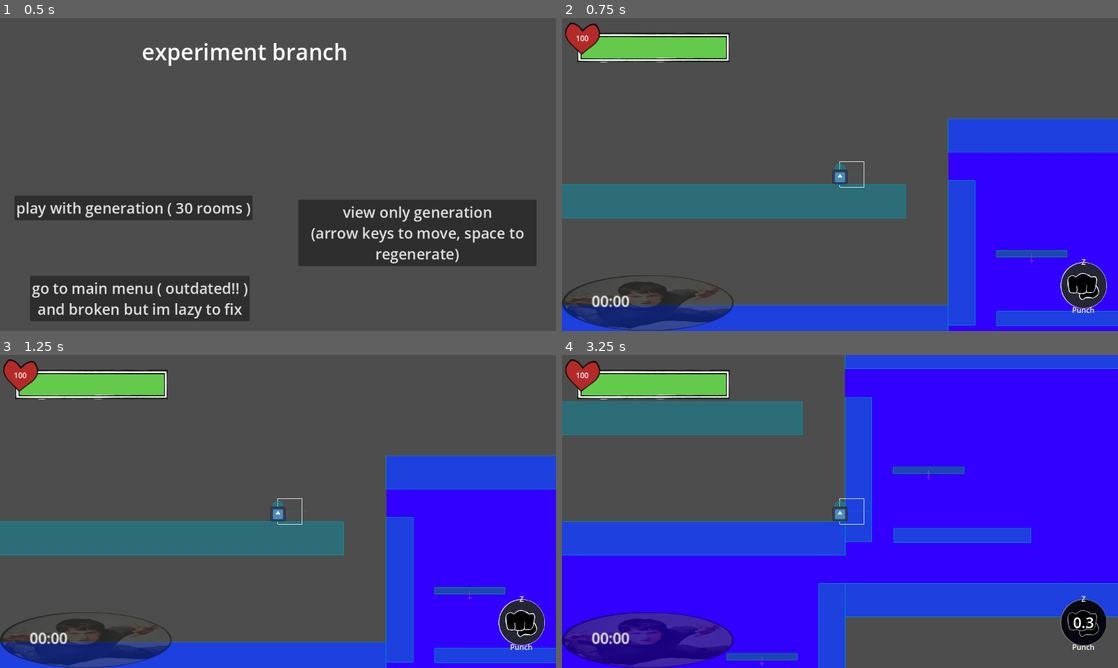
Above: before the commit, frames 1-4 (two rows, left to right).
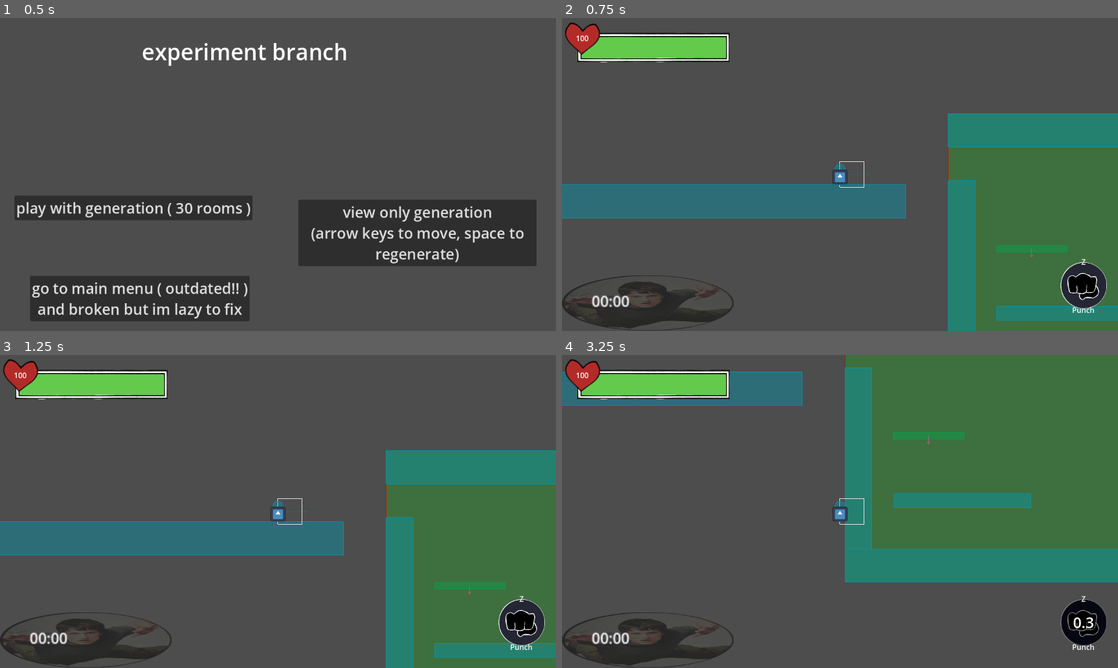
Above: after the commit, the same moments.

Repository: Normai11/gracearena
Game: Godot game, scene res://experimentmainmenu.tscn
Same seed, same stepped clock (60 frames per second), same inputs: the game is played once before the commit and once after it. The engine's default icon, where the game draws it, is replaced by a stand-in: a white triangle on a blue panel in a dark square.
Inputs (mouse positions are in pixels of both pictures, inside the frame that each line leads up to):
- Up to frame 1 (0.5 s): no input
- Up to frame 2 (0.75 s): click "play with generation ( 30 roo…" at 0.5 s
- Up to frame 3 (1.25 s): no input
- Up to frame 4 (3.25 s): click (1084, 621) at 1.25 s; tap Enter at 2 s; move the mouse to (962, 495) at 2.02 s; hold Right (right) from 2.03 s (still down); tap E (interact) at 2.1 s; tap Up (jump) at 2.27, 3.02 s; move the mouse to (728, 527) at 2.77 s; tap Z (primary) at 2.85 s

Frame 1 is identical in both runs. In frame 2, 26% of the frame differs, in the area x 0-100%, y 30-100%; in frame 3, 26%; in frame 4, 70%, in the area x 0-100%, y 0-100%.

Commit message:
roomManager finalizations
more versatile options, biome setting and ending rooms
will merge script into main branch soon!

Diff:
--- a/Scripts/dataStore.gd
+++ b/Scripts/dataStore.gd
@@ -38,9 +38,7 @@
 	"Lyte" : "res://Scenes/Characters/Mods/stoplyte.tscn"
 }
 
-@export var biomeTest = {
-	0 : "res://roomGen/room0.tscn",
-	1 : "res://roomGen/room_1.tscn",
-	2 : "res://roomGen/room_2.tscn",
-	3 : "res://roomGen/room_2.tscn",
+@export var biomePaths = {
+	-1 : "test",
+	0 : "balls"
 }
--- a/roomGen/roomManager.gd
+++ b/roomGen/roomManager.gd
@@ -2,23 +2,21 @@
 extends Node2D
 
 enum biomes {
-	biomeTest
+	biomeTest = -1,
 }
-
-## May tamper with export variables. Use with caution!
-@export_tool_button("Test Generation (IN-EDITOR)", "Warning") var target = editor_gen_test
-@export_tool_button("Reset Tamper-probable Values", "CodeEdit") var targetClear = editor_gen_cleanse
 
 @export var cfgPath : String = "res://roomGen/rooms/roomCFGs/"
 @export var roomOffset = Vector2.ZERO
 @export_group("Floor Configuration", "floor")
 @export var floorBiome : biomes = biomes.biomeTest
 @export var floorRoomCap : int = 15
-@export var floorTurnReq : int = 7
+@export var floorLimitTurns : bool = true:
+	set(value):
+		floorLimitTurns = value
+		notify_property_list_changed()
+var floorTurnReq : int = 2
 var curTurnReq : int = -1
 var canTurn : bool = false
-@export var floorForceTurns : bool = true
-@export var floorTurnForce : int = 12
 
 var cfgFiles : Array[roomConfiguration]
 var drawQueue : Array = []
@@ -27,37 +25,40 @@
 var roomChildren : Array = []
 var oldOffset : Vector2
 
-func editor_gen_test() -> void:
-	#print("haha i do nothing right now")
-	generate_rooms()
-
-func editor_gen_cleanse() -> void:
-	roomOffset = Vector2.ZERO
-	direction = 1
-	roomRects.clear()
-	curTurnReq = -1
-	canTurn = false
-
 func _ready() -> void:
 	if Engine.is_editor_hint():
 		return
-	cfgFiles = get_config_files()
+	cfgFiles = get_config_files(floorBiome)
 	generate_rooms()
 
-func get_config_files() -> Array[roomConfiguration]:
+func _get_property_list() -> Array[Dictionary]:
+	var properties : Array[Dictionary] = []
+
+	if floorLimitTurns:
+		properties.append({
+			"name" : "floorTurnReq",
+			"type" : TYPE_INT,
+			"usage" : PROPERTY_USAGE_DEFAULT
+		})
+
+	return properties
+
+func get_config_files(biome : biomes) -> Array[roomConfiguration]:
 	var output : Array[roomConfiguration] = []
+	var searchString : String = DataStore.biomePaths[biome]
 
 	var searchPath = DirAccess.open(cfgPath)
 	var fileGet = searchPath.get_files()
 
 	for file in fileGet:
-		output.append(load(cfgPath + file))
+		if file.begins_with(searchString):
+			output.append(load(cfgPath + file))
 
 	return output
 
 func determine_position(curOffset : Vector2, roomCFG : roomConfiguration) -> Vector2:
 	var curPosition = curOffset
-	var roomSize = roomCFG.get_bounds()
+	#var roomSize = roomCFG.get_bounds()
 	var newOffset = roomCFG.get_offset()
 
 	if direction == 1:
@@ -68,8 +69,6 @@
 	return curPosition
 
 func generate_rooms() -> void:
-	var turned : bool = false
-
 	for room in range(floorRoomCap):
 		curTurnReq += 1
 		if curTurnReq >= floorTurnReq:
@@ -77,8 +76,13 @@
 
 		var instRoom
 		var child : roomConfiguration = cfgFiles.pick_random()
-		while child.roomType == roomConfiguration.Types.EXIT:
+		var OK : bool = false
+		while !OK:
 			child = cfgFiles.pick_random()
+			if (child.flipDirection && !canTurn) or child.roomType != roomConfiguration.Types.TIMED:
+				continue
+			else:
+				OK = true
 		var result = check_collision(child)
 
 		var idx = -1
@@ -102,11 +106,22 @@
 			add_child(instRoom)
 			roomOffset = instRoom.roomContObj.global_position
 			if child.flipDirection:
-				turned = true
+				canTurn = false
+				curTurnReq = -1
 				direction = -direction
 
 			var addRect = Rect2(instRoom.position - (child.roomBounds/2), child.roomBounds)
 			roomRects.append(addRect)
+	var exitCFG : roomConfiguration
+	var exit
+	for room in cfgFiles:
+		if room.roomType == roomConfiguration.Types.EXIT:
+			exitCFG = room
+	var loader = load(exitCFG.roomScenePath)
+	exit = loader.instantiate()
+	exit.position = determine_position(roomOffset, exitCFG)
+	exit.roomFlipped = (true if direction == -1 else false)
+	add_child(exit)
 
 func check_collision(cfg : roomConfiguration) -> bool:
 	var result : bool = false
@@ -128,10 +143,11 @@
 	return result
 
 func _draw() -> void:
-	if !roomRects.is_empty():
-		for rect in roomRects:
-			draw_rect(rect, Color.BLUE)
-	if !drawQueue.is_empty():
-		for rect in drawQueue:
-			draw_rect(rect, Color.RED)
-		drawQueue.clear()
+	#if !roomRects.is_empty():
+		#for rect in roomRects:
+			#draw_rect(rect, Color.BLUE)
+	#if !drawQueue.is_empty():
+		#for rect in drawQueue:
+			#draw_rect(rect, Color.RED)
+		#drawQueue.clear()
+	pass
--- a/roomGen/roomManager.tscn
+++ b/roomGen/roomManager.tscn
@@ -5,4 +5,4 @@
 [node name="roomManager" type="Node2D"]
 script = ExtResource("1_00jtm")
 floorRoomCap = 30
-floorForceTurns = false
+floorTurnReq = 2
